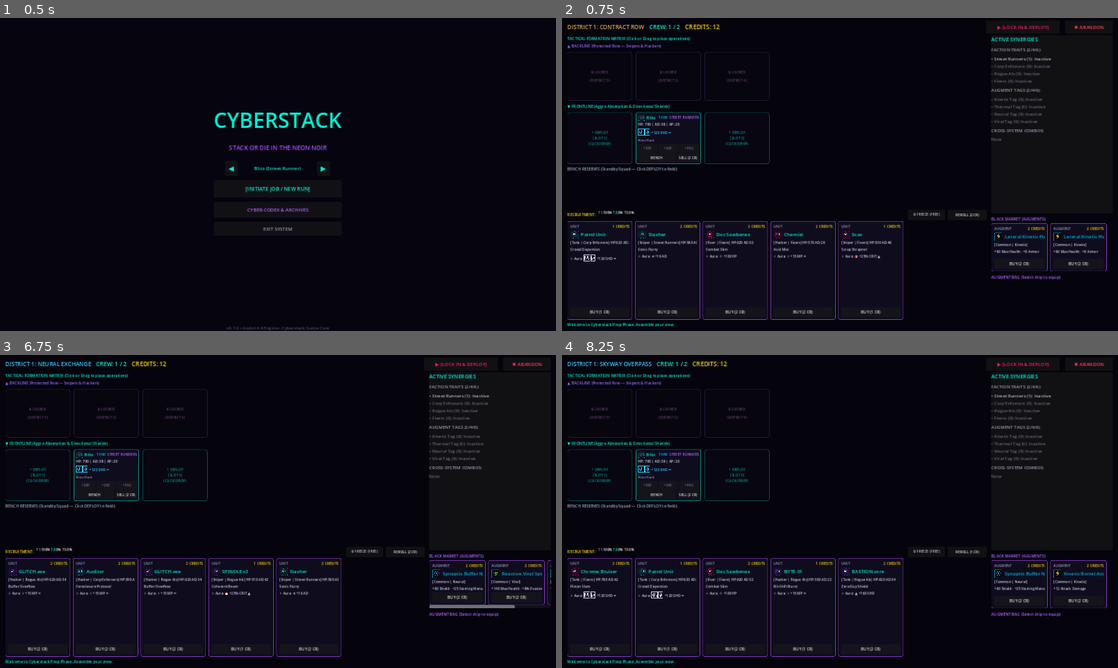
Above: before the commit, frames 1-4 (two rows, left to right).
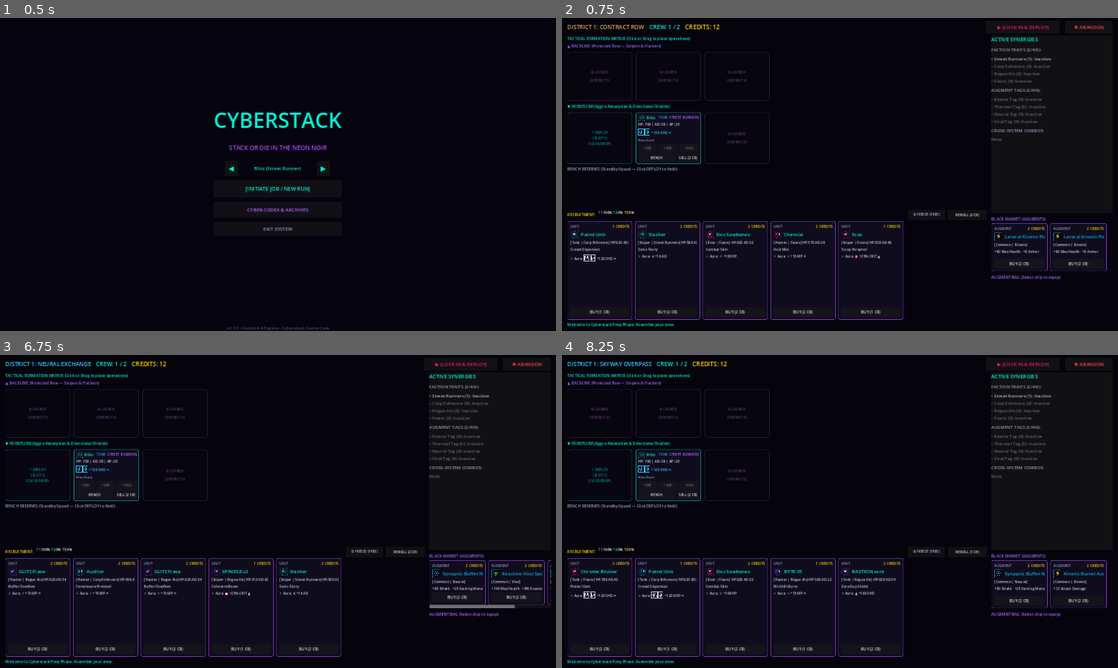
Above: after the commit, the same moments.

Repository: TheStickface/Cyberstack
Game: Godot game, scene res://src/ui/screens/Main.tscn
Same seed, same stepped clock (60 frames per second), same inputs: the game is played once before the commit and once after it.
Inputs:
- Up to frame 1 (0.5 s): no input
- Up to frame 2 (0.75 s): click "[INITIATE JOB / NEW RUN]" at 0.5 s
- Up to frame 3 (6.75 s): click "▶ [LOCK IN & DEPLOY]" at 1.25 s; click "ENTER COMBAT [⚔ FIGHT]" at 2 s; click "SPEED: 1x" at 2.75 s; click "SPEED: 2x" at 3.5 s; click "SPEED: 4x" at 4.25 s; click "⚡ FAST RESOLVE" at 5 s; click "TERMINATE MISSION ▶" at 5.75 s; click "↺ QUICK RETRY MISSION" at 6.5 s
- Up to frame 4 (8.25 s): click "✖ ABANDON" at 7.25 s; click "↺ QUICK RETRY MISSION" at 8 s

Frame 1 is identical in both runs. In frame 2, 0.2% of the frame differs, in the area x 25-38%, y 30-47%; in frame 3, 0.2%; in frame 4, 0.2%.
Error in both runs: Invalid call. Nonexistent function 'to_local' in base 'Control (TacticalTetherOverlay)'. (res://src/ui/screens/CombatMockArena.gd:134)

Commit message:
fix(tactical-grid): lock bottom-right slot in District 1 to enforce crew limit of 2 and prevent drag crash

Diff:
--- a/src/data/resources/AugmentResource.gd
+++ b/src/data/resources/AugmentResource.gd
@@ -9,6 +9,9 @@
 @export var tier: Enums.AugmentTier = Enums.AugmentTier.COMMON
 @export var slot_type: Enums.SlotType = Enums.SlotType.PASSIVE
 @export var tags: Array[Enums.AugmentTag] = []
+var primary_tag: Enums.AugmentTag:
+	get:
+		return tags[0] if not tags.is_empty() else Enums.AugmentTag.NONE
 @export var base_cost: int = 3
 @export var icon: Texture2D = null
 
--- a/src/systems/CrewManager.gd
+++ b/src/systems/CrewManager.gd
@@ -34,20 +34,23 @@
 
 func is_slot_unlocked(slot_idx: int) -> bool:
 	match slot_idx:
-		0, 1, 2: # Bottom row (Left, Center, Right)
+		0, 1: # Bottom Left, Bottom Center - Unlocked in District 1
 			return true
-		4: # Top Center
+		2: # Bottom Right (Frontline Right) - Unlocks in District 2 (Crew cap expands to 4)
 			return current_district >= 2
-		3: # Top Left
+		4: # Top Center (Backline Center) - Unlocks in District 2
+			return current_district >= 2
+		3: # Top Left (Backline Left) - Unlocks in District 3
 			return current_district >= 3
-		5: # Top Right
+		5: # Top Right (Backline Right) - Unlocks in District 4
 			return current_district >= 4
 		_:
 			return false
 
 func get_slot_unlock_district(slot_idx: int) -> int:
 	match slot_idx:
-		0, 1, 2: return 1
+		0, 1: return 1
+		2: return 2
 		4: return 2
 		3: return 3
 		5: return 4
@@ -239,6 +242,8 @@
 		if displaced:
 			displaced.grid_slot = old_slot
 	else:
+		if fielded_units.size() >= get_max_field_units() and displaced == null:
+			return false
 		var b_idx = benched_units.find(unit)
 		if b_idx != -1:
 			benched_units.remove_at(b_idx)
--- a/src/ui/screens/PrepScreen.gd
+++ b/src/ui/screens/PrepScreen.gd
@@ -192,6 +192,7 @@
 			var btn = TacticalEmptySlot.new()
 			btn.custom_minimum_size = Vector2(150, 112)
 			btn.slot_idx = slot_idx
+			btn.crew_mgr = crew_mgr
 			btn.text = "+ DEPLOY\n[SLOT %d]\n(CLICK/DROP)" % (slot_idx + 1)
 			btn.add_theme_font_size_override("font_size", 8)
 			btn.add_theme_color_override("font_color", Color(0, 0.85, 0.75, 0.7))
@@ -392,6 +393,7 @@
 
 class TacticalEmptySlot extends Button:
 	var slot_idx: int = 0
+	var crew_mgr: Object = null
 	signal slot_clicked(slot: int)
 	signal unit_dropped(slot: int, data: Dictionary)
 
@@ -399,8 +401,20 @@
 		pressed.connect(func(): slot_clicked.emit(slot_idx))
 
 	func _can_drop_data(_pos: Vector2, data: Variant) -> bool:
-		if not data is Dictionary: return false
-		return data.get("type") == "unit"
+		if not data is Dictionary:
+			return false
+		if data.get("type") != "unit":
+			return false
+		var incoming_unit = data.get("unit") as UnitInstance
+		if incoming_unit == null:
+			return false
+		if crew_mgr != null:
+			if not crew_mgr.is_slot_unlocked(slot_idx):
+				return false
+			var is_fielded = data.get("is_fielded", false)
+			if not is_fielded and crew_mgr.fielded_units.size() >= crew_mgr.get_max_field_units():
+				return false
+		return true
 
 	func _drop_data(_pos: Vector2, data: Variant) -> void:
 		if _can_drop_data(_pos, data):
--- a/tests/test_tactical_drag_and_tethers.gd
+++ b/tests/test_tactical_drag_and_tethers.gd
@@ -24,6 +24,7 @@
 
 	test_operative_card_drag_payload()
 	test_operative_card_drop_validation()
+	test_empty_slot_drop_validation()
 	test_grid_and_bench_swapping_mechanics()
 	test_tactical_tether_overlay()
 	test_operative_card_formation_badges()
@@ -103,6 +104,52 @@
 	card.free()
 	tests_passed += 1
 
+func test_empty_slot_drop_validation() -> void:
+	var repo = DataRepoScript.new()
+	repo.load_all_data("res://data")
+
+	# District 1: Max crew 2. Slots 0, 1 unlocked. Slot 2 locked.
+	var crew_mgr = CrewManager.new(1, repo)
+	var u1 = UnitInstance.new(repo.get_unit("runner_blitz"))
+	var u2 = UnitInstance.new(repo.get_unit("corp_sentinel"))
+	var u3 = UnitInstance.new(repo.get_unit("fixer_broker"))
+
+	crew_mgr.place_unit_on_grid(u1, 0)
+	crew_mgr.place_unit_on_grid(u2, 1)
+	crew_mgr.benched_units.append(u3)
+
+	var PrepScreenScript = preload("res://src/ui/screens/PrepScreen.gd")
+	var slot0_btn = PrepScreenScript.TacticalEmptySlot.new()
+	slot0_btn.slot_idx = 0
+	slot0_btn.crew_mgr = crew_mgr
+
+	var slot2_btn = PrepScreenScript.TacticalEmptySlot.new()
+	slot2_btn.slot_idx = 2
+	slot2_btn.crew_mgr = crew_mgr
+
+	# 1. Dragging benched unit u3 to locked slot 2 should be rejected
+	var benched_drag = {"type": "unit", "unit": u3, "is_fielded": false}
+	_assert(not slot2_btn._can_drop_data(Vector2.ZERO, benched_drag), "Empty slot 2 (locked in D1) must reject drop")
+
+	# 2. Dragging benched unit u3 when crew cap (2/2) reached should be rejected even on unlocked slots
+	var slot1_btn = PrepScreenScript.TacticalEmptySlot.new()
+	slot1_btn.slot_idx = 1
+	slot1_btn.crew_mgr = crew_mgr
+	_assert(not slot1_btn._can_drop_data(Vector2.ZERO, benched_drag), "Benched unit cannot drop to empty slot when crew max 2 is reached")
+
+	# 3. Fielded unit moving/repositioning should be allowed on unlocked slots
+	var fielded_drag = {"type": "unit", "unit": u1, "is_fielded": true, "source_slot": 0}
+	var empty_unlocked_btn = PrepScreenScript.TacticalEmptySlot.new()
+	empty_unlocked_btn.slot_idx = 1
+	empty_unlocked_btn.crew_mgr = crew_mgr
+	_assert(empty_unlocked_btn._can_drop_data(Vector2.ZERO, fielded_drag), "Fielded unit can move to unlocked empty slot")
+
+	slot0_btn.free()
+	slot2_btn.free()
+	slot1_btn.free()
+	empty_unlocked_btn.free()
+	tests_passed += 1
+
 func test_grid_and_bench_swapping_mechanics() -> void:
 	var repo = DataRepoScript.new()
 	repo.load_all_data("res://data")
--- a/tests/test_tactical_grid.gd
+++ b/tests/test_tactical_grid.gd
@@ -42,16 +42,16 @@
 	var repo = DataRepoScript.new()
 	repo.load_all_data("res://data")
 
-	# District 1: Bottom row (0, 1, 2) unlocked. Top row (3, 4, 5) locked.
+	# District 1: Bottom Left (0) and Bottom Center (1) unlocked (Max crew 2). Slot 2 (Bottom Right) and Top row (3, 4, 5) locked.
 	var crew_d1 = CrewManager.new(1, repo)
 	_assert(crew_d1.is_slot_unlocked(0), "D1: Slot 0 (Bottom Left) should be unlocked")
 	_assert(crew_d1.is_slot_unlocked(1), "D1: Slot 1 (Bottom Center) should be unlocked")
-	_assert(crew_d1.is_slot_unlocked(2), "D1: Slot 2 (Bottom Right) should be unlocked")
+	_assert(not crew_d1.is_slot_unlocked(2), "D1: Slot 2 (Bottom Right) should be locked when crew max is 2")
 	_assert(not crew_d1.is_slot_unlocked(4), "D1: Slot 4 (Top Center) should be locked")
 	_assert(not crew_d1.is_slot_unlocked(3), "D1: Slot 3 (Top Left) should be locked")
 	_assert(not crew_d1.is_slot_unlocked(5), "D1: Slot 5 (Top Right) should be locked")
 
-	# District 2: Top Center (Slot 4) unlocks first past D1
+	# District 2: Bottom Right (Slot 2) and Top Center (Slot 4) unlock in D2 (Max crew 4)
 	var crew_d2 = CrewManager.new(2, repo)
 	_assert(crew_d2.is_slot_unlocked(0) and crew_d2.is_slot_unlocked(1) and crew_d2.is_slot_unlocked(2), "D2: Bottom row should be unlocked")
 	_assert(crew_d2.is_slot_unlocked(4), "D2: Slot 4 (Top Center) must be unlocked")
